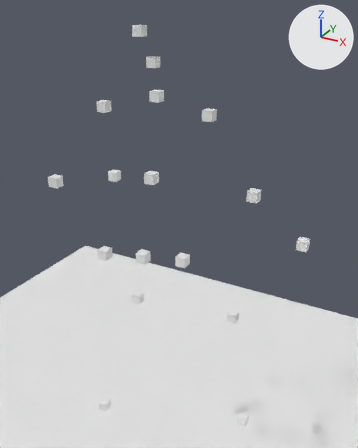
The Blender file common/pose3d_blender/3d_pose_animation.blend as it was, and as the next commit left it.
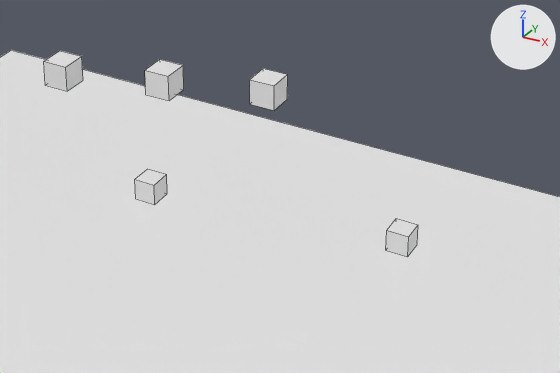
The first picture shows the older version from a camera (50 mm lens) standing at (11.8, -17.8, 22.1) and looking at (0.6, 2.5, 12.0). The close-ups show both versions on the part from 23% to 82% of the width and 51% to 82% of the height of that picture; other places that the commit changed are outside them. The lights are fixed; the arrows at upper right show +X, +Y and +Z. The close-ups show mesh edges as thin lines.
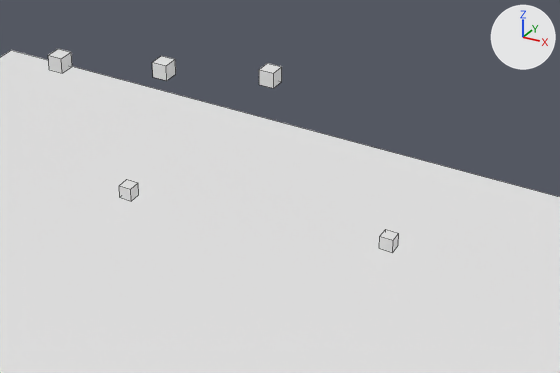
The edits, one by one:
me_cube_512 has 8 vertices, 6 faces and spans x -0.25..0.25, y -0.25..0.25, z -0.25..0.25.
me_cube_512 is used by ob_cube; location (0.0, 0.0, 11.06).
me_cube_512 part 1: the whole mesh is scaled about its middle by 0.6.
me_cube_513 has 8 vertices, 6 faces and spans x -0.25..0.25, y -0.25..0.25, z -0.25..0.25.
me_cube_513 is used by ob_cube_001; location (1.86, 0.55, 11.08).
me_cube_513 part 2: the whole mesh is scaled about its middle by 0.6.
me_cube_516 has 8 vertices, 6 faces and spans x -0.25..0.25, y -0.25..0.25, z -0.25..0.25.
me_cube_516 is used by ob_cube_004; location (-1.86, -0.55, 11.04).
me_cube_516 part 3: the whole mesh is scaled about its middle by 0.6.
Object 'Cube' (ob_cube) moves from (0.0, 0.0, 11.06) to (0.0, 0.0, 11.3).
Object 'Cube.001' (ob_cube_001) moves from (1.86, 0.55, 11.08) to (1.84, 0.66, 11.31).
Object 'Cube.002' (ob_cube_002) moves from (3.24, 3.87, 6.4) to (3.04, 3.68, 6.37).
Object 'Cube.004' (ob_cube_004) moves from (-1.86, -0.55, 11.04) to (-1.84, -0.66, 11.29).
Object 'Cube.005' (ob_cube_005) moves from (-2.25, 2.74, 6.61) to (-2.51, 2.26, 6.7).

What differs and where, as boxes (x1, y1, x2, y2) in the close-ups (560 x 373 px):
'Cube.001', mesh rescaled, moved (38% narrower, 41% shorter): before (250, 68, 288, 111); after (259, 63, 282, 88)
'Cube', mesh rescaled, moved (38% narrower, 40% shorter): before (145, 59, 184, 101); after (152, 56, 176, 81)
'Cube.004', mesh rescaled, moved (38% narrower, 39% shorter): before (44, 51, 83, 91); after (48, 49, 72, 73)
'Cube.005', moved: before (135, 169, 167, 205); after (119, 179, 139, 201)
'Cube.002', moved: before (386, 218, 418, 257); after (379, 229, 399, 253)
